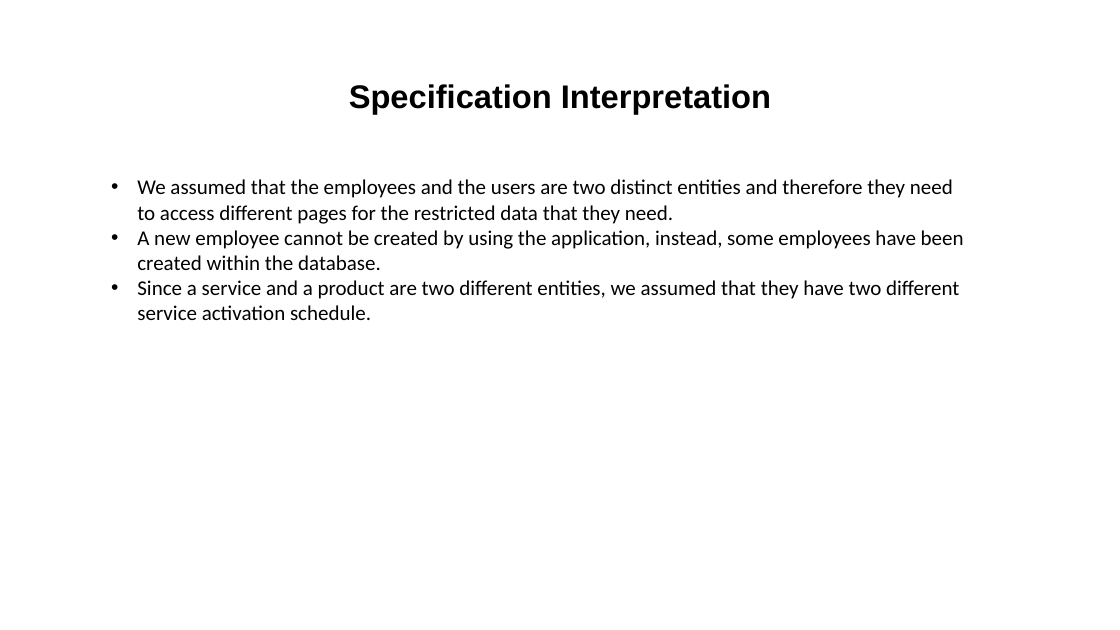
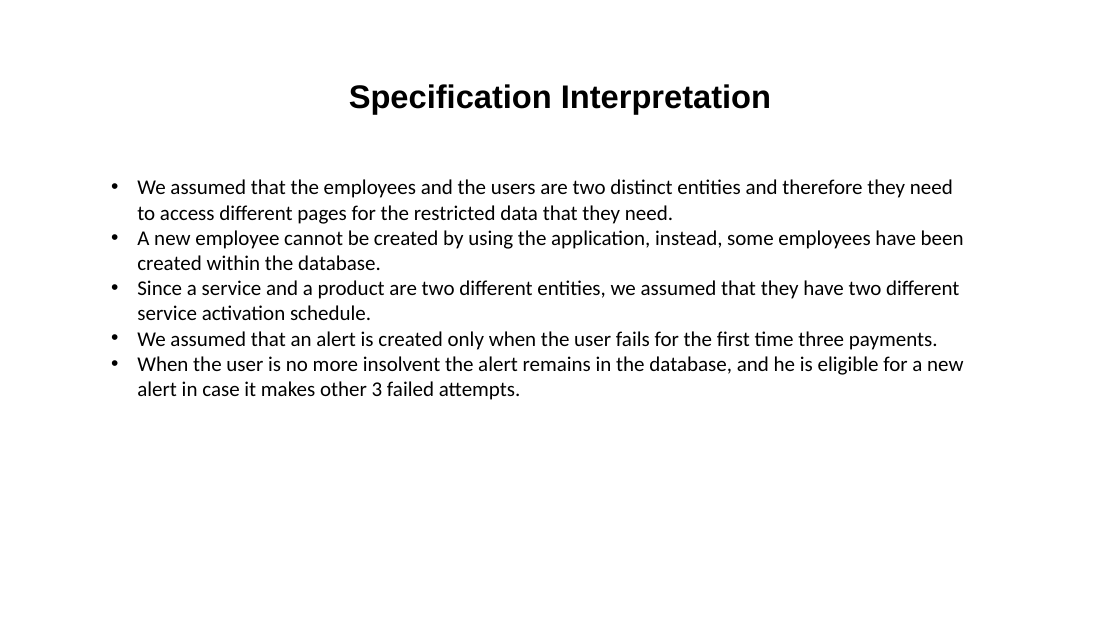
Before and after one commit to priscia99/databases-2-project, a slide deck: slide 3 of Deliverables/Report/Report.pptx. Drawn at 1120x630 pixels with LibreOffice and Linux fonts; fonts in the diff are those of the drawing. Boxes give left, top, right and bottom in pixels: in the first picture for what was removed or moved away, otherwise in the second. Text is boxed around its words. In the diff, an @@ line names an element or a change of style, - is before the commit and + after.

```diff
--- a/Deliverables/Report/Report.pptx
+++ b/Deliverables/Report/Report.pptx
@@ text at [137, 331, 963, 400]: paragraphs added @@
+• We assumed that an alert is created only when the user fails for the first time three payments.
+• When the user is no more insolvent the alert remains in the database, and he is eligible for a new alert in case it makes other 3 failed attempts.
```
Also in this commit, not shown: 13 other slides changed, 7 other files.
